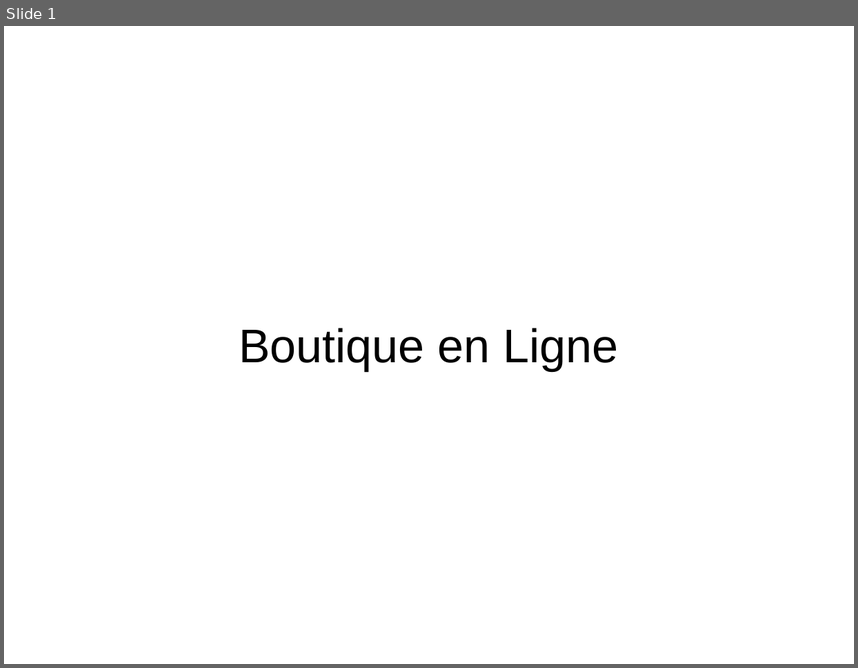
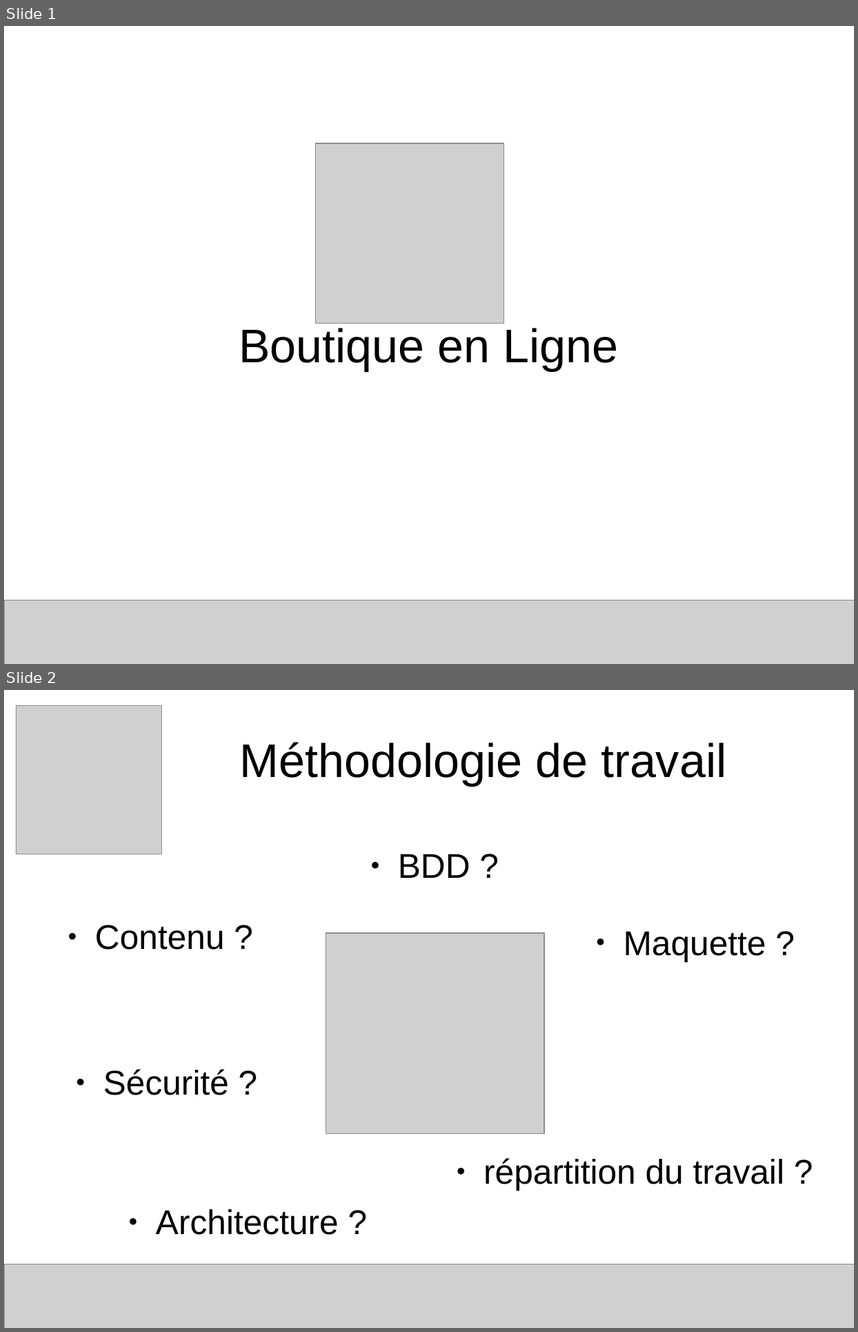
Before and after one commit to franckcostanzo/LaPlateforme_Php-Js, a slide deck: Beta/Divers/presentation.odp. Shown one above the other, each under a label of ours: slide 1 before the commit, slides 1 and 2 after it. The pictures are 858x668 and 858x1332 pixels, drawn with LibreOffice and Linux fonts; fonts in the diff are those of the drawing; grey boxes stand for pictures. Boxes give left, top, right and bottom in pixels: in the first picture for what was removed or moved away, otherwise in the second. Text is boxed around its words. In the diff, an @@ line names an element or a change of style, - is before the commit and + after.

```diff
--- a/Beta/Divers/presentation.odp
+++ b/Beta/Divers/presentation.odp
@@ slide 2 added at bbox=[4, 690, 854, 1328], background #FFFFFF @@
@@ picture added at bbox=[16, 705, 162, 854] @@
@@ title added at bbox=[240, 742, 726, 786], 44 pt, text #000000 @@
+Méthodologie de travail
@@ text added at bbox=[398, 854, 470, 878], 32 pt, text #000000 @@
+● BDD ?
@@ text added at bbox=[95, 925, 225, 949], 32 pt, text #000000 @@
+● Contenu ?
@@ picture added at bbox=[326, 933, 544, 1134] @@
@@ text added at bbox=[624, 931, 766, 961], 32 pt, text #000000 @@
+● Maquette ?
@@ text added at bbox=[103, 1069, 229, 1095], 32 pt, text #000000 @@
+● Sécurité ?
@@ text added at bbox=[484, 1158, 784, 1190], 32 pt, text #000000 @@
+● répartition du travail ?
@@ text added at bbox=[156, 1209, 339, 1234], 32 pt, text #000000 @@
+● Architecture ?
@@ picture added at bbox=[4, 1264, 854, 1328] @@
@@ slide 1 changed as well @@
@@ picture added at bbox=[316, 143, 504, 323] @@
@@ picture added at bbox=[4, 600, 854, 664] @@
```
Also in this commit, not shown: 13 other slides changed, 14 other slides added, 3 slides removed, 6 other files.
